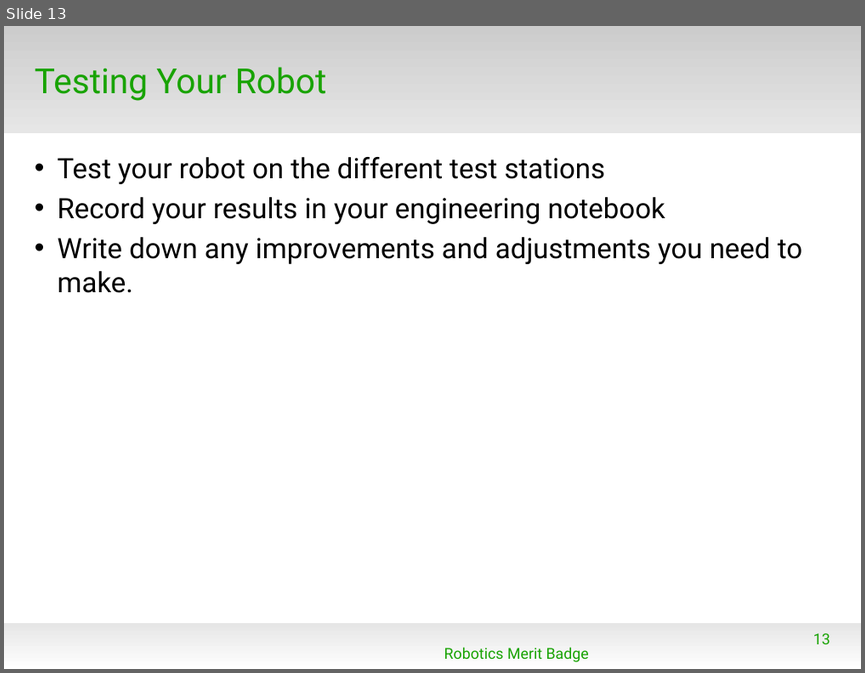
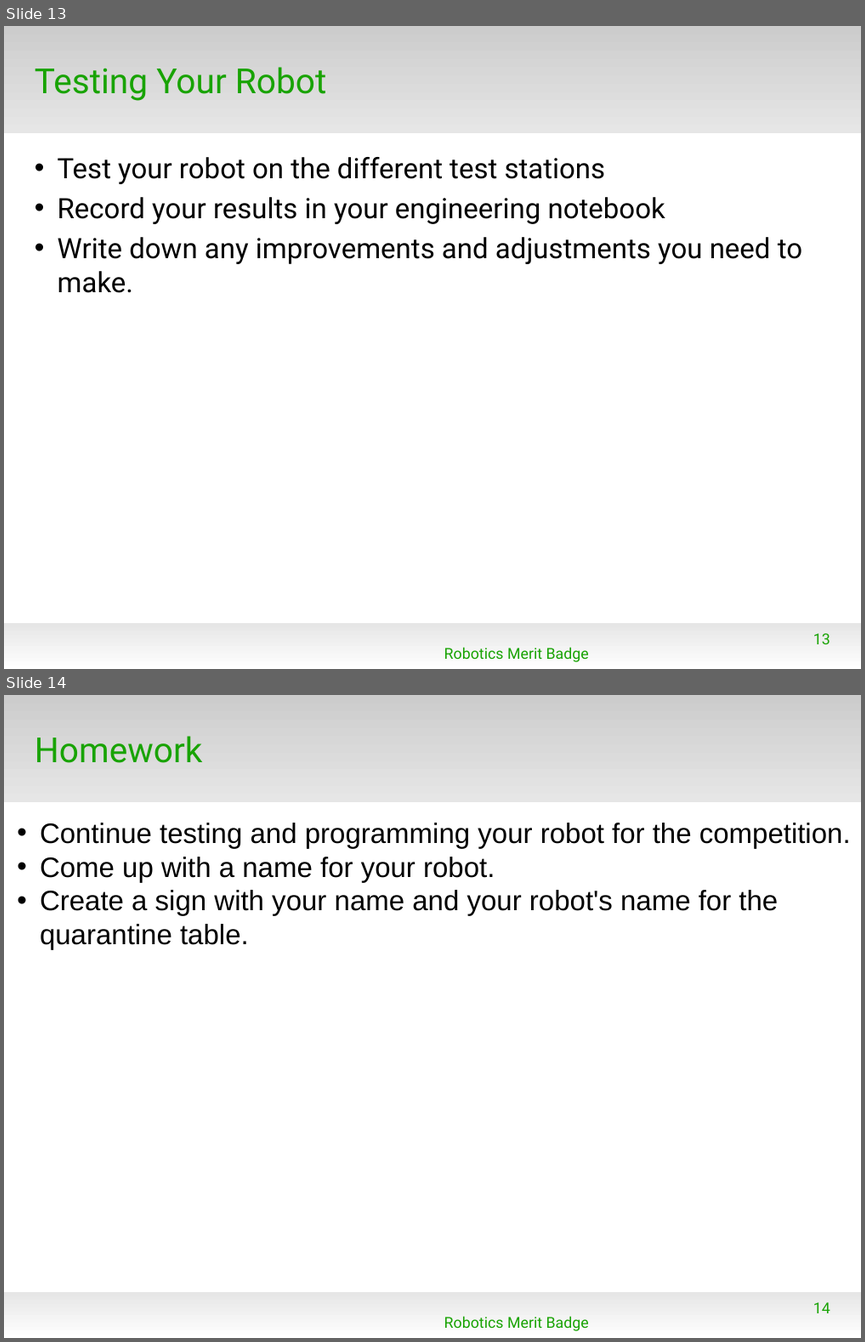
Before and after one commit to spiderman-2099/RoboticsMB, a slide deck: doc/RMB_Session4.odp. Shown one above the other, each under a label of ours: slide 13 before the commit, slides 13 and 14 after it. The pictures are 865x673 and 865x1342 pixels, drawn with LibreOffice and Linux fonts; fonts in the diff are those of the drawing; background and template pictures are left out. Boxes give left, top, right and bottom in pixels: in the first picture for what was removed or moved away, otherwise in the second. Text is boxed around its words. In the diff, an @@ line names an element or a change of style, - is before the commit and + after.

Commit message:
Add quarantine info for competition, add class 4 homework

```diff
--- a/doc/RMB_Session4.odp
+++ b/doc/RMB_Session4.odp
@@ slide 14 added at (4,695,861,1338), background #FFFFFF; not listed: 2 template elements that a slide beside it also shows @@
@@ title added at (35,736,202,763), 32 pt, text #18A303 @@
+Homework
@@ text added at (40,823,851,950), 26 pt, text #000000 @@
+• Continue testing and programming your robot for the competition.
+• Come up with a name for your robot.
+• Create a sign with your name and your robot's name for the quarantine table.
@@ page number added at (813,1302,830,1313), 14 pt, text #18A303 @@
+14
@@ text added at (444,1315,589,1331), 14 pt, text #18A303 @@
+Robotics Merit Badge
```
Also in this commit, not shown: 1 slide changed, 3 other files.
